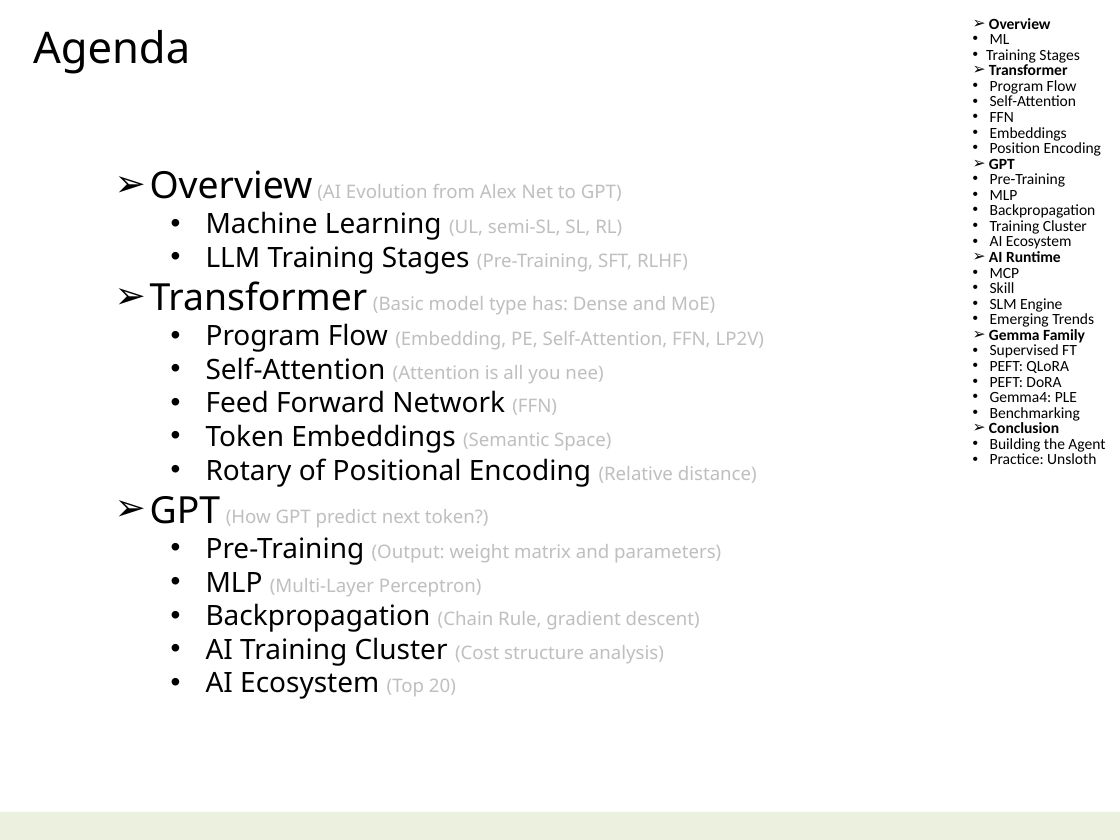
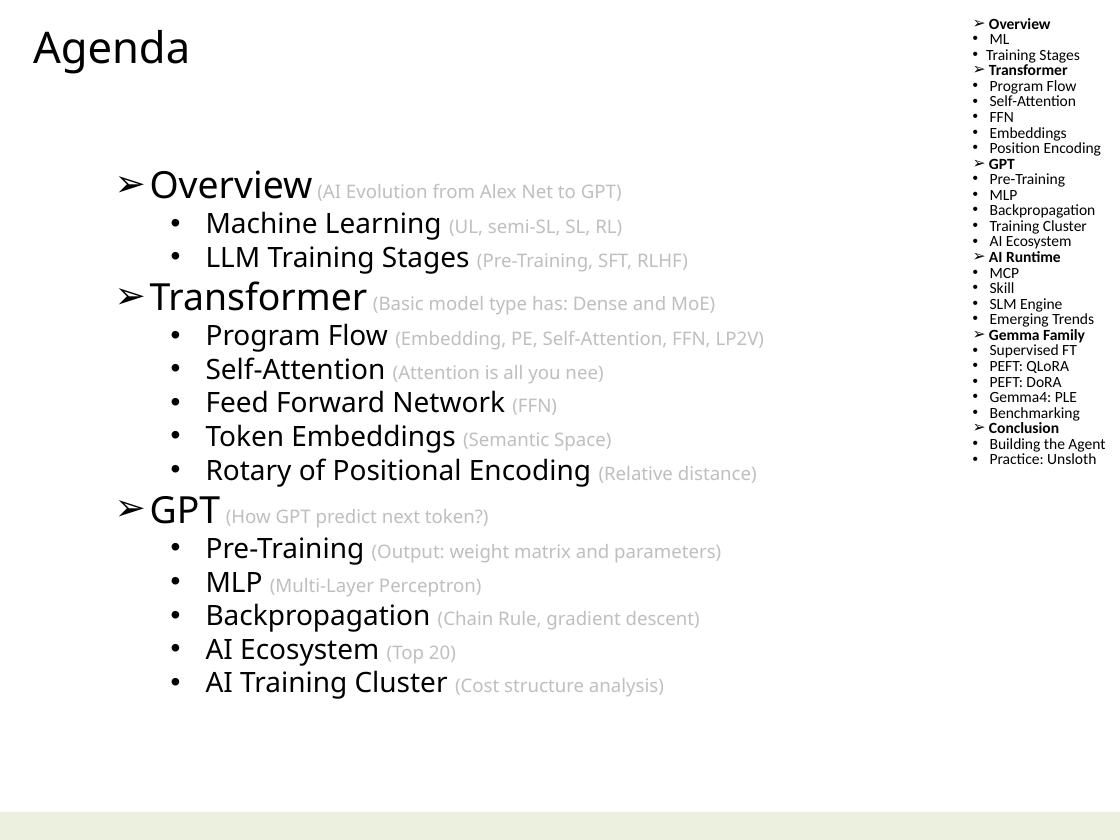
Before and after one commit to navibator/crazy-ai, a slide deck: slide 2 of ai.pptx. Drawn at 1120x840 pixels with LibreOffice and Linux fonts; fonts in the diff are those of the drawing. Boxes give left, top, right and bottom in pixels: in the first picture for what was removed or moved away, otherwise in the second. Text is boxed around its words. In the diff, an @@ line names an element or a change of style, - is before the commit and + after.

```diff
--- a/ai.pptx
+++ b/ai.pptx
@@ text at bbox=[206, 639, 456, 666]: paragraph added @@
+  • AI Ecosystem (Top 20)
@@ text at bbox=[206, 672, 456, 699]: paragraph removed @@
-  • AI Ecosystem (Top 20)
```
Also in this commit, not shown: 6 slides added.
